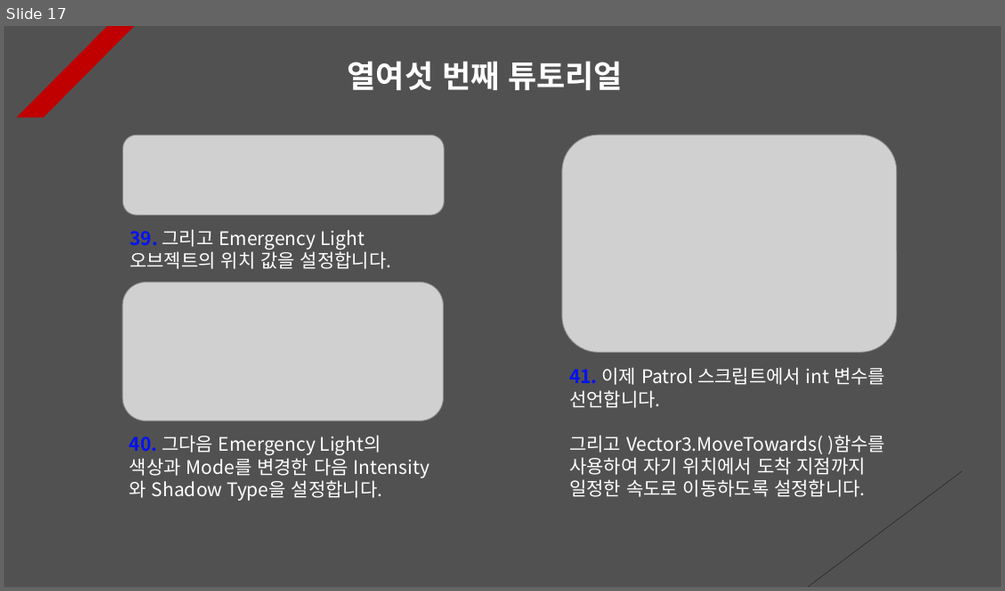
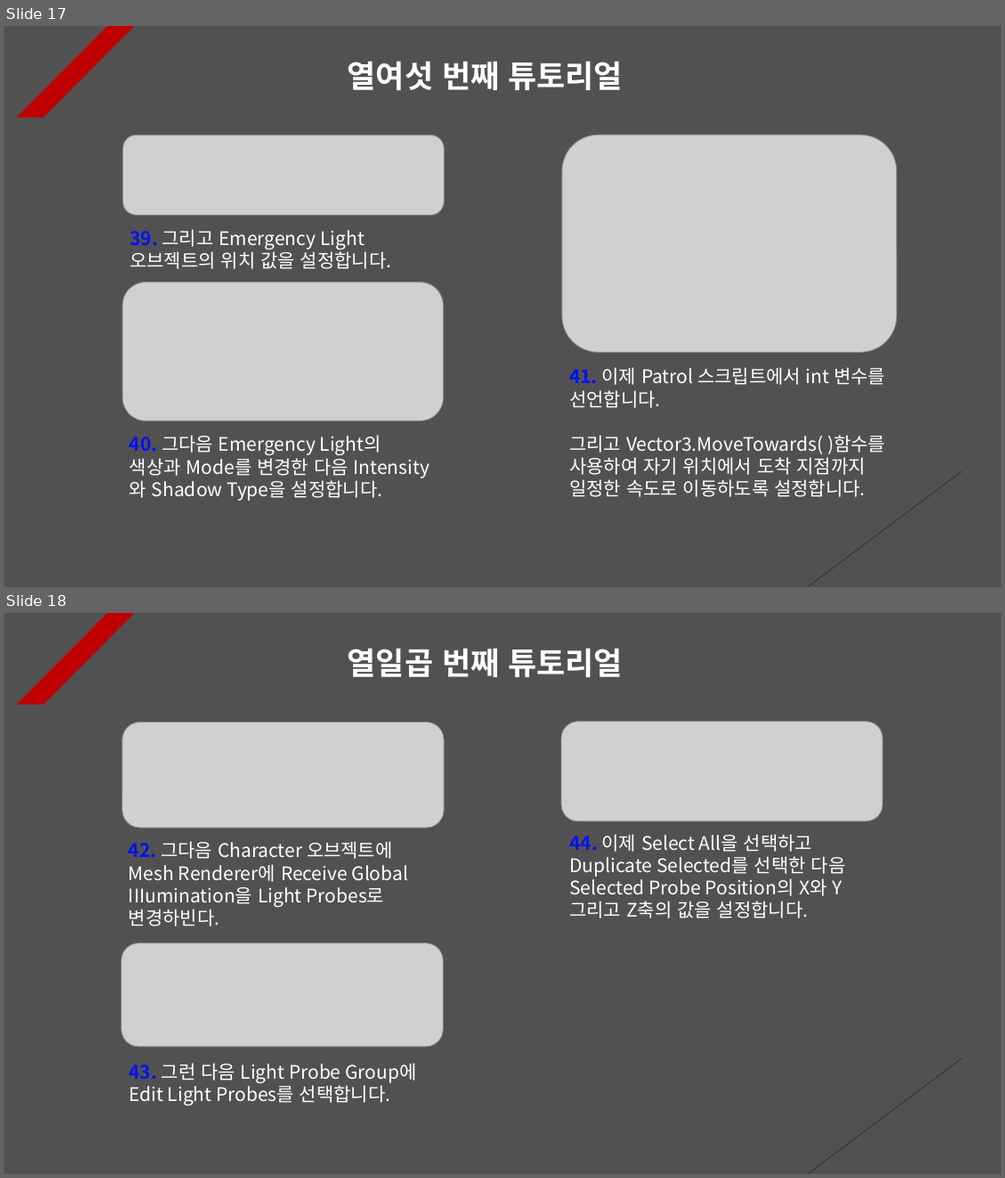
Before and after one commit to Unity2033/3D-UnityEngine, a slide deck: Assets/Class/Light/PPT Data/Light Example.pptx. Shown one above the other, each under a label of ours: slide 17 before the commit, slides 17 and 18 after it. The pictures are 1005x591 and 1005x1178 pixels, drawn with LibreOffice and Linux fonts; fonts in the diff are those of the drawing; grey boxes stand for pictures. Boxes give left, top, right and bottom in pixels: in the first picture for what was removed or moved away, otherwise in the second. Text is boxed around its words. In the diff, an @@ line names an element or a change of style, - is before the commit and + after.

```diff
--- a/Assets/Class/Light/PPT Data/Light Example.pptx
+++ b/Assets/Class/Light/PPT Data/Light Example.pptx
@@ slide 18 added at [4,613,1001,1174], background #515151; not listed: 2 template elements that a slide beside it also shows @@
@@ text added at [348,648,623,677], 30 pt, text #FFFFFF, bold @@
+열일곱 번째 튜토리얼
@@ picture added at [122,722,444,827] @@
@@ picture added at [561,722,882,821] @@
@@ text added at [129,841,409,926], 18 pt, text #FFFFFF @@
+42. 그다음 Character 오브젝트에 Mesh Renderer에 Receive Global IIIumination을 Light Probes로 변경하빈다.
@@ text added at [569,834,846,918], 18 pt, text #FFFFFF @@
+44. 이제 Select All을 선택하고 Duplicate Selected를 선택한 다음 Selected Probe Position의 X와 Y 그리고 Z축의 값을 설정합니다.
@@ picture added at [121,943,443,1046] @@
@@ text added at [129,1062,416,1105], 18 pt, text #FFFFFF @@
+43. 그런 다음 Light Probe Group에 Edit Light Probes를 선택합니다.
```
Also in this commit, not shown: 45 other files.
